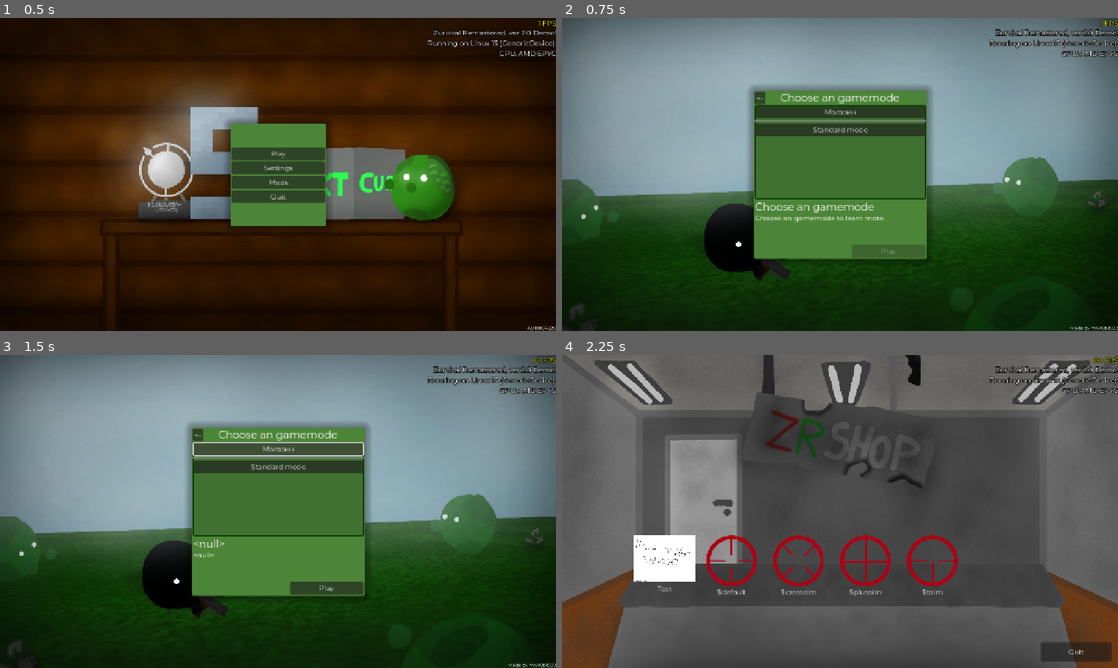
Above: before the commit, frames 1-4 (two rows, left to right).
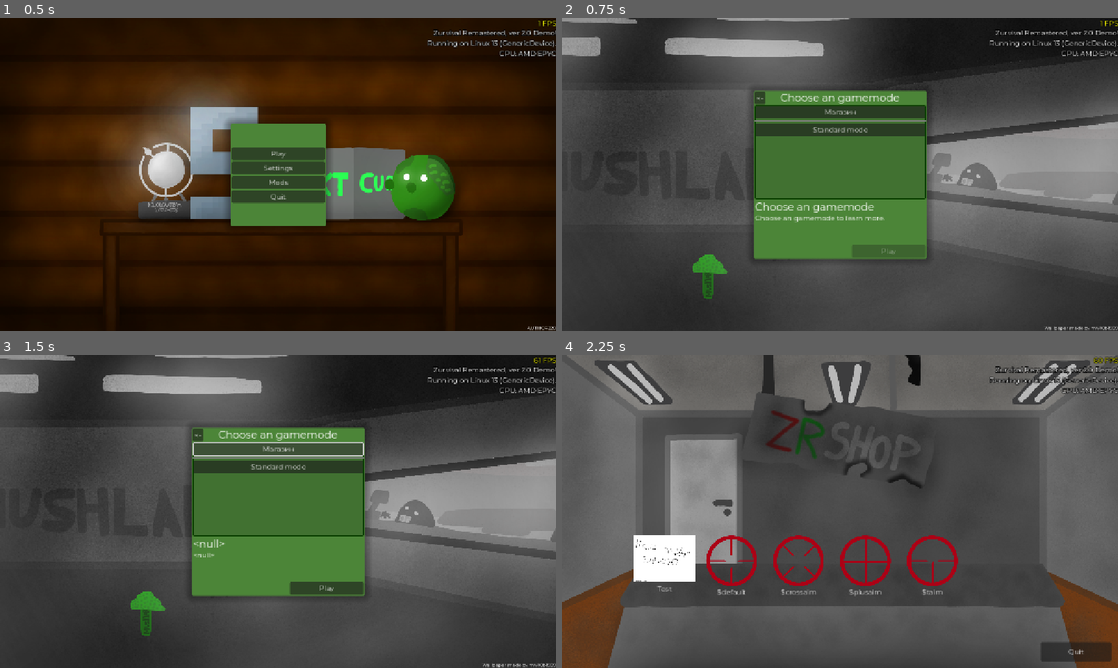
Above: after the commit, the same moments.

Repository: klodskateam/zurvival-remastered
Game: Godot game, scene res://menu.tscn
The game is run twice, just before and just after one commit, with the same random seed, the same clock (stepped at 60 frames per second) and the same inputs.
Inputs:
- Up to frame 1 (0.5 s): no input
- Up to frame 2 (0.75 s): click "Play" at 0.5 s
- Up to frame 3 (1.5 s): click "Магазин" at 1.25 s
- Up to frame 4 (2.25 s): click "Play" at 2 s

Frame 1 is identical in both runs. In frame 2, 80% of the frame differs, in the area x 0-100%, y 0-100%; in frame 3, 80%; in frame 4, nothing differs.
Error in both runs: Invalid type in function 'set_locale' in base 'TranslationServer'. Cannot convert argument 1 from Nil to String. (res://global.gd:24)

Commit message:
10! Обои & небольшое обновление переводов
следующие обои: ZR_MOD (когда? хз)

Diff:
--- a/Translation/translations.csv
+++ b/Translation/translations.csv
@@ -1,6 +1,6 @@
 id,en,ru,be,ch,sp,fi,bel,emoji
-$$$tutorial,"To correct or create a line, right-click on it  …(638 unchanged characters)… a o, por el contrario, rechazada.","Jos haluat korjata tai luoda rivin, napsauta sitä hiiren kakkospainikkeella ja luo kommentti. Hetken kuluttua käännös hyväksytään tai päinvastoin hylätään.","Dlia taho, kab karektavać ci stvary …(187 unchanged characters)…
-$$$langname,English,Русский,Беларуская,中文,Español,Suomalainen,Bielaruskaja lacinka,🦲
+$$$tutorial,"To correct or create a line, right-click on it  …(638 unchanged characters)… a o, por el contrario, rechazada.","Jos tarvitset korjata tai tehdä uuden rivin, klikkaa riville oikean hiirin näppylän avulla ja tee komentti. Jonkun ajan kuluttua uusi käännos luvataan, tai muuten, se poistetaan.","Dlia taho, kab karektavać ci stvary …(187 unchanged characters)…
+$$$langname,English,Русский,Беларуская,中文,Español,Suomi,Bielaruskaja lacinka,🦲
 $$$englishname,English,Russian,Belarussian,Chinese,Spanish,Finnish,Belarusian Latin,Emoji
 $$$--,-,-,-,-,-,-,-,-
 $stamina,Stamina,Выносливость,Цягавітасць,耐力,Resistencia,Energia,Ciahavitaść,💪
@@ -8,12 +8,12 @@
 $bullets,Ammo,Пули,Кулі,子弹,Balas,Ammukset,Kuli,🚅
 $settings,Settings,Настройки,Налады,设置,Ajustes,Asetukset,Nalady,⚒
 $health,HP,Здоровье,Здароўе,健康,Salud,HP,Zdaroŭje,🏥
-$createdby,Made by,Сделано,Зроблена,制作：,Hecho por,Teki,Zrobliena,⚒
+$createdby,Wallpaper made by,Обои сделал,Зроблена,制作：,Hecho por,Taustakuvan teki,Zrobliena,⚒
 $save,Save,Сохранить,Захаваць,节省,Guardar,Tallenna,Zachavać,🖊
 $fullscreen,Fullscreen (F11),Полноэкранный режим (F11),Поўнаэкранны рэжым (F11),全屏模式 (F11),Modo de pantalla completa (F11),Kokonäyttö (F11),Poŭnaekranny režym (F11),🌕-🖥 📳 (F1⃣1⃣)
 $graphicssettings,Graphical settings,Настройки графики,Настройкі графікі,图形设置,Ajustes gráficos,Grafiikka-asetukset,Nastrojki hrafiki,🖥 ⚒
 $other,Other,Другие,Іншыя,其他,Otros,Muu,Inšyja,🎏
-$machinetranslat,"The language you have chosen has been tran …(463 unchanged characters)…  sinä valitsit oli tehty kääntäjän ja ""Google Translate"" avulla. Koska tämä käännös on ensimmä …(351 unchanged characters)…
+$machinetranslat,"The language you have chosen has been tran …(463 unchanged characters)…  sinä valitsit oli tehty kääntäjän ja ""DeepL"" avulla. Koska tämä käännös on ensimmä …(351 unchanged characters)…
 $pausemenu,Pause menu,Меню паузы,Меню паўзы,暂停菜单,Menú Pausa,Pysäytysvalikko,Mieniu paŭzy,⏸ 🍣
 $resume,Resume,Продолжить,Працягнуць,待续,Continuación,Jatkaa peliä,Praciahnuć,😣
 $quit,Quit,Выход,Вынахад,输出,Salida,Poistua,Vynachad,🚪
@@ -33,6 +33,8 @@
 $moddescerror,Mod description missing,Описание не установлено,Апісанне не ўстаноўлена,描述未设置,Descripción no instalada,Seloste ei lisätty,Apisańnie nie ŭstanoŭliena,📛 🚫 ⚒
 $mods,Mods,Моды,Моды,模组,Modas,Modit,Mody,🧟‍♂
 $close,Close,Закрыть,Зачыніць,关闭,Cerrar,Sulje,Začynić,🔐
-$modtexterror,The text is not set,Текст не установлен,Тэкст не ўстаноўлены,文本未设置,Texto no instalado,Tekstiä ei ole asetettu,Tekst nie ŭstanoŭlieny,✍ 🚫 ⚒
-$actionserror,Actions not set,События не установлены,Падзеі не ўстаноўлены,事件未设置,Eventos no establecidos,Tapahtumia ei ole asetettu,Padziei nie ŭstanoŭlieny,🎉 🚫 ⚒
+$modtexterror,The text is not set,Текст не установлен,Тэкст не ўстаноўлены,文本未设置,Texto no instalado,Tekstiä ei asetettu,Tekst nie ŭstanoŭlieny,✍ 🚫 ⚒
+$actionserror,Actions not set,События не установлены,Падзеі не ўстаноўлены,事件未设置,Eventos no establecidos,Tapahtumia ei asetettu,Padziei nie ŭstanoŭlieny,🎉 🚫 ⚒
 $message,Message,Сообщение,Паведамленне,信息,Mensaje,Viesti,Paviedamlieńnie,📧
+$open,Open,Открыть,,,,Avaa,,
+$website,Website,Веб-сайт,,,,Netti-sivusto,,
--- a/background.gd
+++ b/background.gd
@@ -36,8 +36,12 @@
 	preload("res://bgs/9.png"),
 	"mw10b1909"
 ]
+const BG10 = [
+	preload("res://bgs/10.png"),
+	"mw10b1909"
+]
 
-const images = 9
+const images = 10
 # Called when the node enters the scene tree for the first time.
 func _ready() -> void:
 	if randi_range(1, images) == 1:
@@ -67,6 +71,9 @@
 	if randi_range(1, images) == 9:
 			texture = BG9[0]
 			$Label.text = tr("$createdby") + " " + BG9[1]
+	if randi_range(1, images) == 10:
+			texture = BG10[0]
+			$Label.text = tr("$createdby") + " " + BG10[1]
 
 
 
@@ -98,6 +105,10 @@
 		if randi_range(1, images) == 8:
 			texture = BG8[0]
 			$Label.text = tr("$createdby") + " " + BG8[1]
+		if randi_range(1, images) == 10:
+			texture = BG10[0]
+			$Label.text = tr("$createdby") + " " + BG10[1]
+
 
 
 
Binary file added: bgs/10.png
Not shown, added: bgs/10.png.import
Not shown: 1 places in settings.tscn that only renumber resources
Not shown: 1 places in windows/moderror.tscn that only renumber resources
